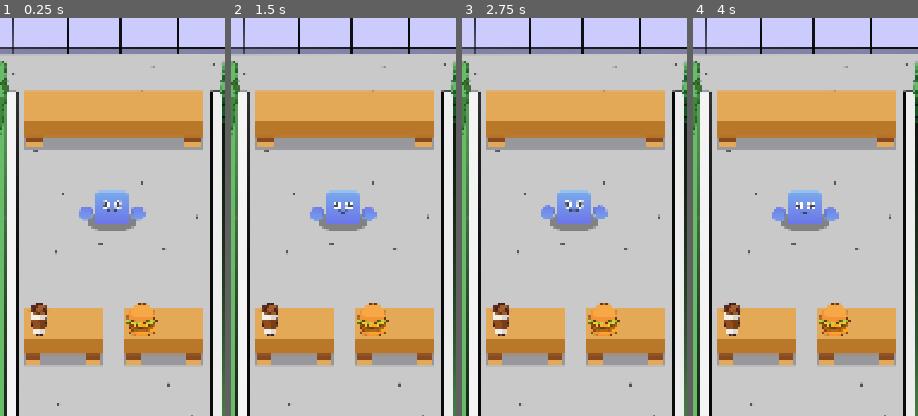
Above: before the commit, frames 1-4 (left to right).
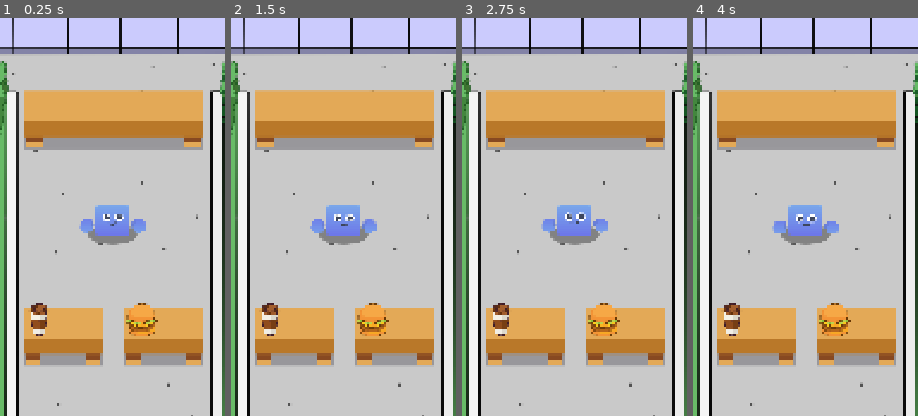
Above: after the commit, the same moments.

Repository: Khubayan/IdleFoodClone
Game: Godot game, scene res://Scenes/Game/game.tscn
Two runs of this game, one before a commit and one after it. Both use one fixed random seed, a clock stepped at 60 frames per second and the inputs below.
Inputs:
- Up to frame 1 (0.25 s): no input
- Up to frame 2 (1.5 s): no input
- Up to frame 3 (2.75 s): no input
- Up to frame 4 (4 s): no input
The pictures show only the part of the screen within x 25-75%, y 32-82%; the shares and areas given below are measured in that part.

The runs differ from the first frame. In frame 1, 2.5% of the frame differs, in the area x 35-65%, y 43-58%; in frame 2, 2.5%; in frame 3, 2.5%; in frame 4, 2.5%.

Commit message:
Serve Customers

Diff:
--- a/Scenes/Game/game.tscn
+++ b/Scenes/Game/game.tscn
@@ -15,6 +15,7 @@
 [ext_resource type="Resource" uid="uid://njakp3dd3wgf" path="res://Data/customer_yellow.tres" id="13_lrvqn"]
 [ext_resource type="PackedScene" uid="uid://colf21unwtiiy" path="res://Scenes/Customer/customer.tscn" id="14_l270h"]
 [ext_resource type="Script" uid="uid://3o3sup6b5f6w" path="res://Scripts/Managers/counter_manager.gd" id="15_6hf6c"]
+[ext_resource type="Script" uid="uid://bsuwk1f45cxkf" path="res://Scripts/Managers/cashier_manager.gd" id="15_8e3kh"]
 
 [node name="Game" type="Node2D"]
 
@@ -46,9 +47,6 @@
 position = Vector2(-65, -46.6667)
 scale = Vector2(0.42, 0.42)
 texture = ExtResource("5_t00wc")
-
-[node name="Cashier" parent="." instance=ExtResource("6_w8pn2")]
-position = Vector2(534, 1071)
 
 [node name="CustomerManager" type="Node" parent="." node_paths=PackedStringArray("spawn_positions")]
 script = ExtResource("7_i3dc2")
@@ -83,4 +81,12 @@
 [node name="Pos_3" type="Marker2D" parent="CounterManager"]
 position = Vector2(700, 740)
 
+[node name="CashierManager" type="Node" parent="." node_paths=PackedStringArray("spawn_pos")]
+script = ExtResource("15_8e3kh")
+cashier_scene = ExtResource("6_w8pn2")
+spawn_pos = NodePath("Marker2D")
+
+[node name="Marker2D" type="Marker2D" parent="CashierManager"]
+position = Vector2(536, 1101)
+
 [connection signal="timeout" from="CustomerManager/SpawnTimer" to="CustomerManager" method="_on_spawn_timer_timeout"]
--- a/Scripts/Cashier/cashier.gd
+++ b/Scripts/Cashier/cashier.gd
@@ -6,10 +6,27 @@
 @export var move_speed := 50.0
 @onready var anim_player: AnimationPlayer = $AnimationPlayer
 
+var current_customer: Customer
+var counter_pos: Vector2
 
 
-func  move_to_custoner() -> void:
+
+
+func set_customer(customer: Customer) -> void:
+	current_customer = customer
+	customer.being_served = true
+	counter_pos = Vector2(customer.position.x, customer.position.y + 160)
+
+func take_order() -> void:
+	move_to_customer()
+	await get_tree().create_timer(1.1).timeout
+	current_customer.show_order_ui()
+	move_to_item_position()
+
+func  move_to_customer() -> void:
 	# Create tween
+	var tween := create_tween()
+	tween.tween_property(self, "position", counter_pos, 1.0)
 	# Move
 	anim_player.play("move")
 
--- a/Scripts/Customer/customer.gd
+++ b/Scripts/Customer/customer.gd
@@ -15,12 +15,14 @@
 var current_order_status: int
 
 var counter_pos: Vector2
+var waiting_order: bool
+var being_served: bool
 
 func init_customer(item: Item, quantity: int) -> void:
 	request_item = item
 	request_quantity = quantity
 	current_order_status = quantity
-	show_order_ui()
+
 
 func move_to_counter() -> void:
 	play_move_anim()
@@ -29,7 +31,11 @@
 	tween.tween_interval(0.2)
 	tween.tween_property(self, "position", counter_pos, 1.0)
 	tween.tween_interval(0.5)
-	tween.finished.connect(func(): anim_player.play("idle"))
+	tween.finished.connect(func():
+		anim_player.play("idle")
+		waiting_order = true
+		GameManager.on_customer_request.emit(self)
+	)
 
 
 func set_sprites(data: CustomerData) -> void:
--- /dev/null
+++ b/Scripts/Managers/cashier_manager.gd
@@ -0,0 +1,29 @@
+extends Node
+class_name CashierManager
+
+@export var cashier_scene: PackedScene
+@export var spawn_pos: Marker2D
+
+var cashier_array: Array[Cashier] = []
+
+
+func _ready() -> void:
+	GameManager.on_customer_request.connect(_on_customer_request)
+	add_cashier()
+
+
+func add_cashier() -> void:
+	var cashier_instance: Cashier = cashier_scene.instantiate()
+	add_child(cashier_instance)
+	cashier_instance.position = spawn_pos.position
+	cashier_array.append(cashier_instance)
+
+func _on_customer_request(customer: Customer) -> void:
+	var free_cashiers: Array = cashier_array.filter(func(x: Cashier): return x.current_customer == null)
+	if not free_cashiers:
+		return
+
+	var random_cashier: Cashier = free_cashiers.pick_random()
+	if random_cashier:
+		random_cashier.set_customer(customer)
+		random_cashier.take_order()
--- a/autoloads/game_manager.gd
+++ b/autoloads/game_manager.gd
@@ -1,4 +1,6 @@
 extends Node
+
+signal on_customer_request(customer: Customer)
 
 const ITEM_BURGER = preload("res://Data/item_burger.tres")
 const ITEM_COFFE = preload("res://Data/item_coffe.tres")
Not shown: 1 places in Scenes/Game/game.tscn that only renumber resources
Not shown, added: Scripts/Managers/cashier_manager.gd.uid
